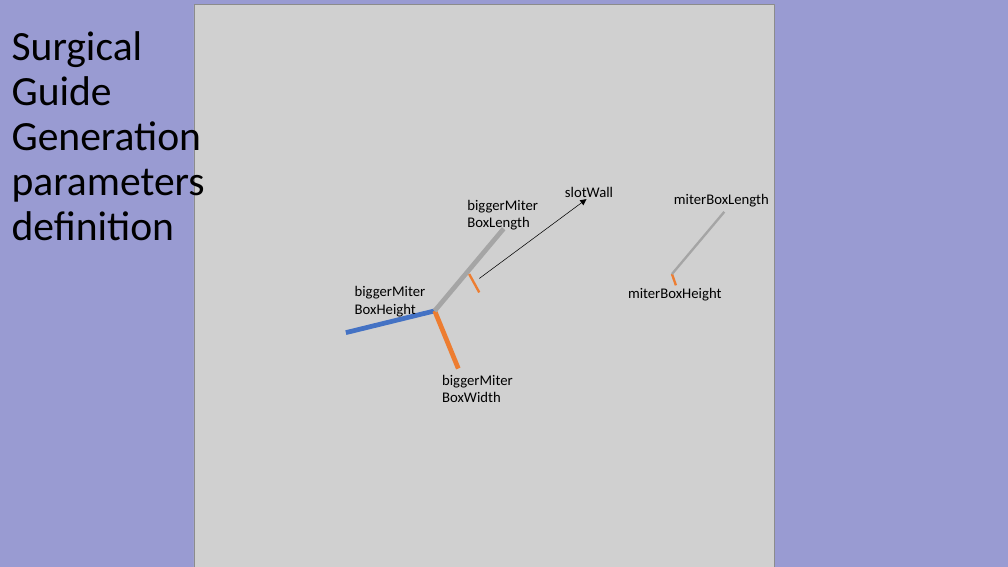
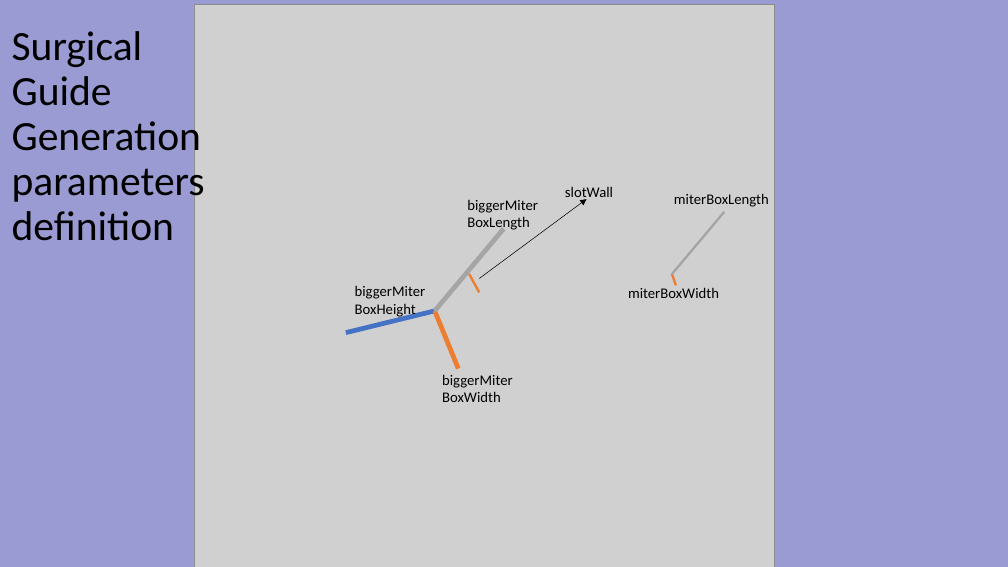
Before and after one commit to SlicerIGT/SlicerBoneReconstructionPlanner, a slide deck: slide 8 of Docs/Design.pptx. Drawn at 1008x567 pixels with LibreOffice and Linux fonts; fonts in the diff are those of the drawing; grey boxes stand for pictures. Boxes give left, top, right and bottom in pixels: in the first picture for what was removed or moved away, otherwise in the second. Text is boxed around its words. In the diff, an @@ line names an element or a change of style, - is before the commit and + after.

Commit message:
fix wrong name in dimension definition in documentation: miterBoxWidth instead of miterBoxHeight

```diff
--- a/Docs/Design.pptx
+++ b/Docs/Design.pptx
@@ text at [628,285,719,298]: text changed @@
-miterBoxHeight
+miterBoxWidth
```
